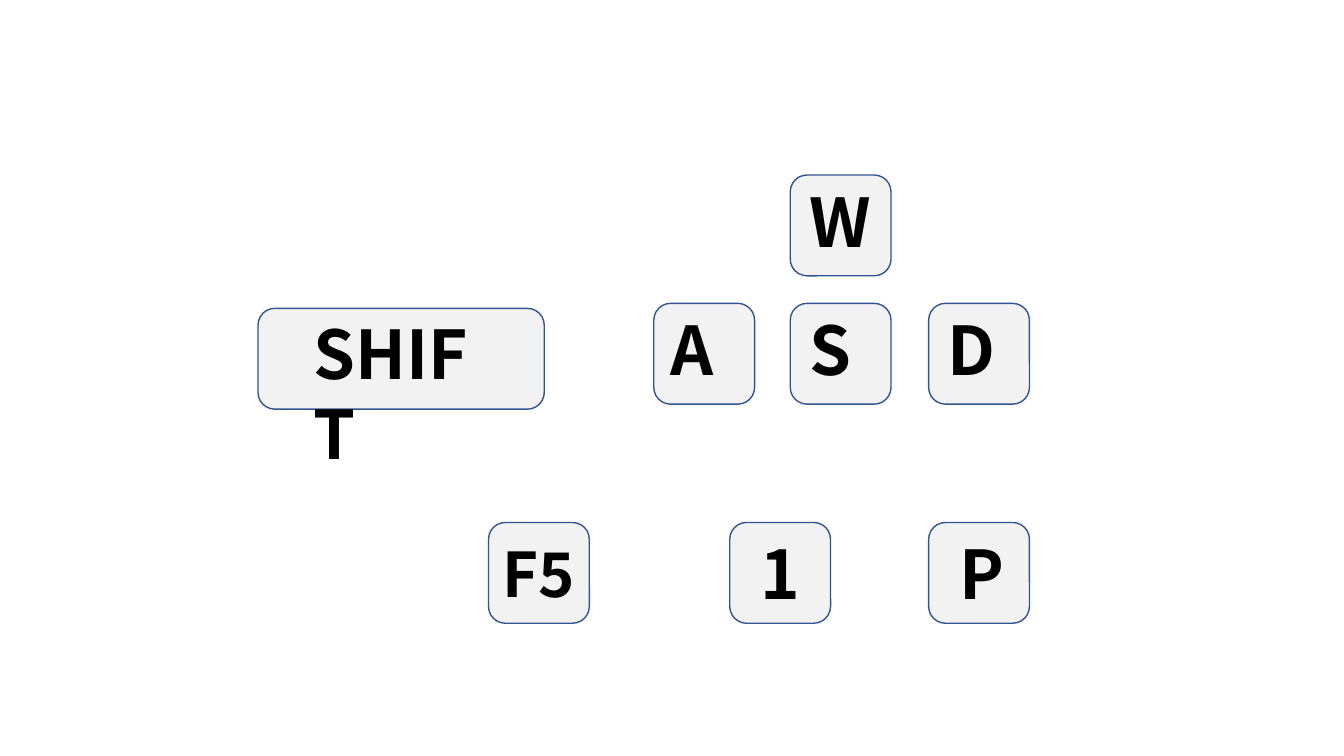
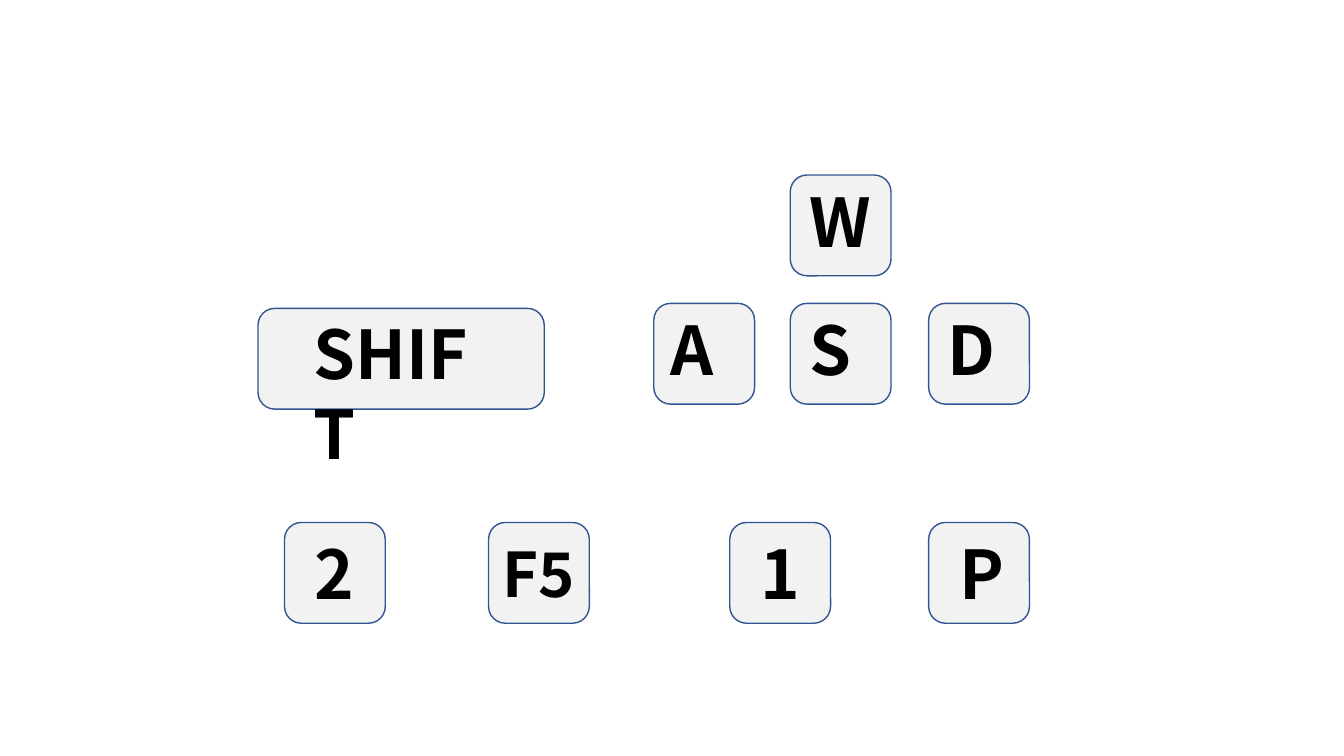
Before and after one commit to cflab2017/games, a slide deck: slide 2 of 테트리스 네트웍/doc/images.pptx. Drawn at 1344x756 pixels with LibreOffice and Linux fonts; fonts in the diff are those of the drawing. Boxes give left, top, right and bottom in pixels: in the first picture for what was removed or moved away, otherwise in the second. Text is boxed around its words. In the diff, an @@ line names an element or a change of style, - is before the commit and + after.

```diff
--- a/테트리스 네트웍/doc/images.pptx
+++ b/테트리스 네트웍/doc/images.pptx
@@ rounded rectangle added at (284,522,385,623), fill #F2F2F2, outline #325491 1 pt @@
@@ text added at (315,548,355,599), 48 pt, text #000000, bold @@
+2
```
Also in this commit, not shown: 12 other files.
